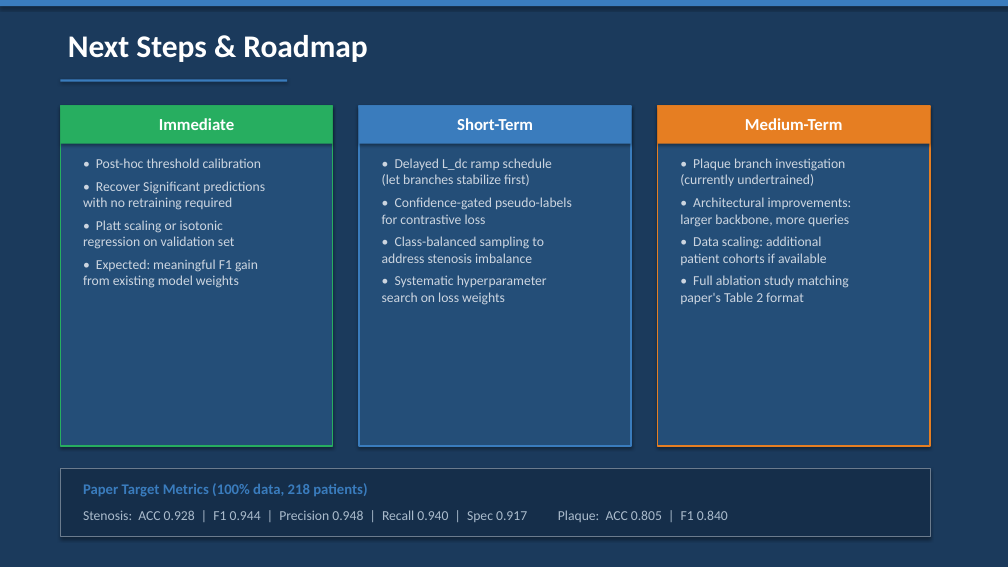
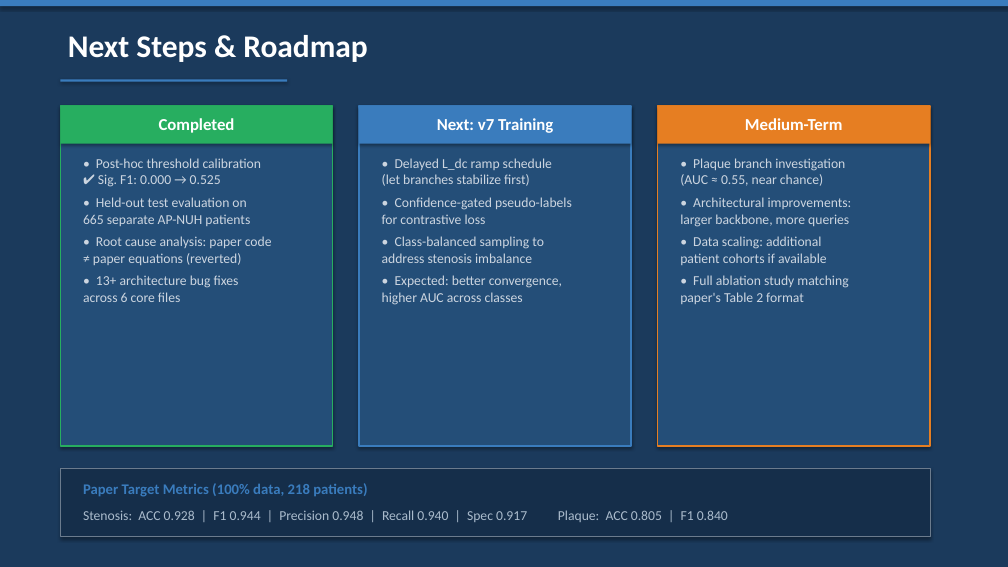
Before and after one commit to reetmitra/CAD_diagnosis, a slide deck: slide 4 of SC_Net_Progress_Update.pptx. Drawn at 1008x567 pixels with LibreOffice and Linux fonts; fonts in the diff are those of the drawing. Boxes give left, top, right and bottom in pixels: in the first picture for what was removed or moved away, otherwise in the second. Text is boxed around its words. In the diff, an @@ line names an element or a change of style, - is before the commit and + after.

```diff
--- a/SC_Net_Progress_Update.pptx
+++ b/SC_Net_Progress_Update.pptx
@@ text at box(159, 118, 235, 133): text changed @@
-Immediate
+Completed
@@ text at box(437, 118, 553, 133): text changed @@
-Short-Term
+Next: v7 Training
@@ text at box(83, 158, 272, 302): text changed @@
-• Post-hoc threshold calibration
-• Recover Significant predictions
-with no retraining required
-• Platt scaling or isotonic
-regression on validation set
-• Expected: meaningful F1 gain
-from existing model weights
+• Post-hoc threshold calibration
+✔ Sig. F1: 0.000 → 0.525
+• Held-out test evaluation on
+665 separate AP-NUH patients
+• Root cause analysis: paper code
+≠ paper equations (reverted)
+• 13+ architecture bug fixes
+across 6 core files
@@ text at box(680, 158, 845, 186): text changed @@
-• Plaque branch investigation
-(currently undertrained)
+• Plaque branch investigation
+(AUC ≈ 0.55, near chance)
@@ text at box(382, 275, 562, 305): text changed @@
-• Systematic hyperparameter
-search on loss weights
+• Expected: better convergence,
+higher AUC across classes
```
Also in this commit, not shown: 1 slide added, 1 slide removed, 1 other file.
